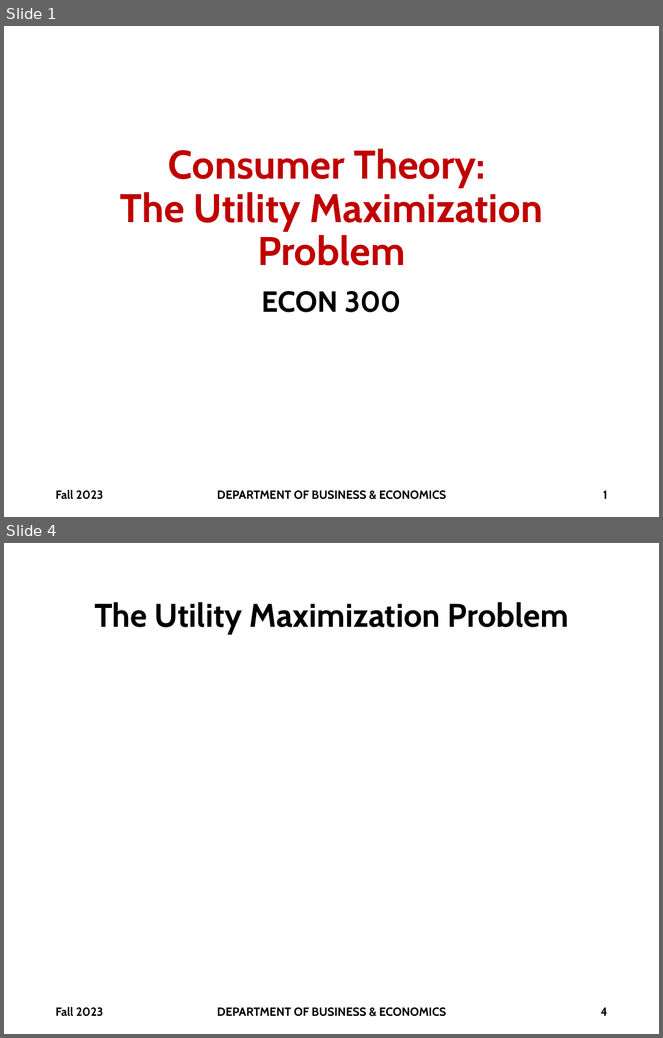
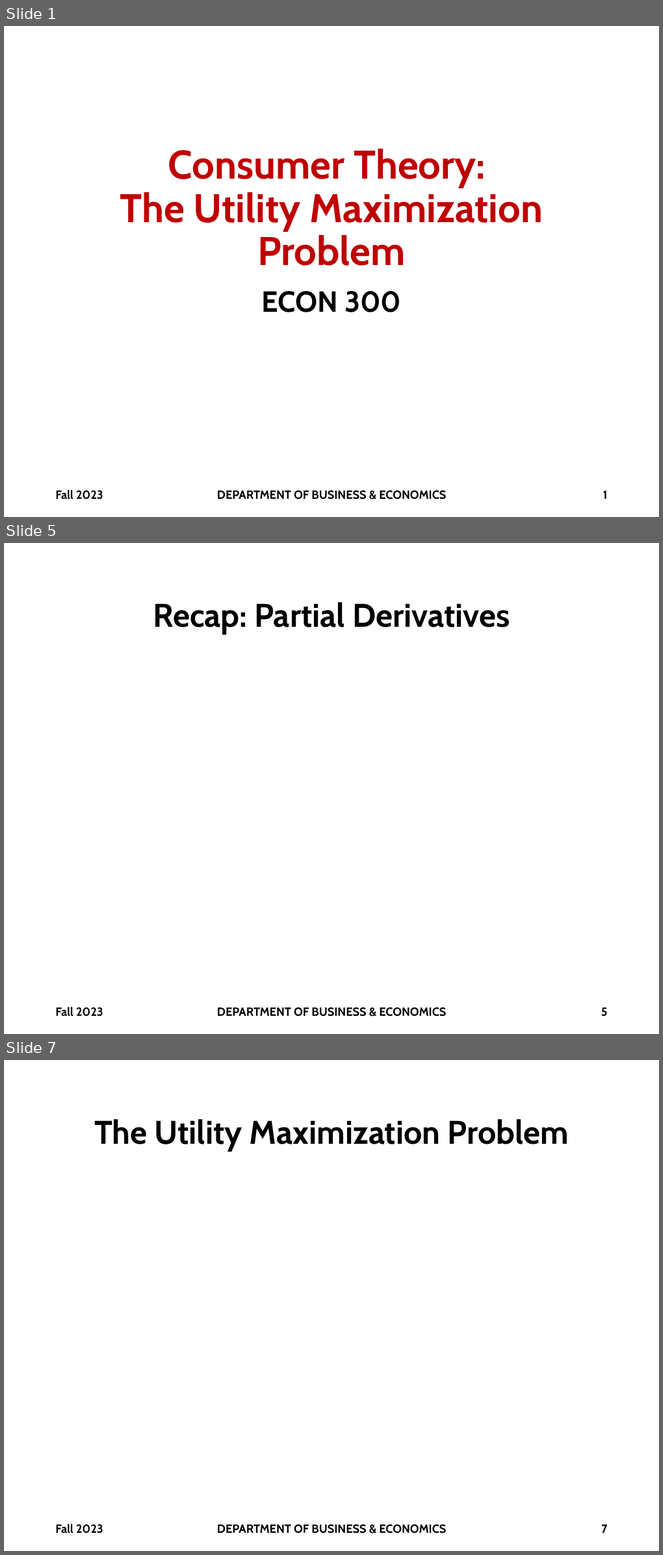
Before and after one commit to brianhwpark/brianhwpark.github.io, a slide deck: files/teaching-resources/monmouthcollege-econ-300/ECON300-LEC08.pptx. Shown one above the other, each under a label of ours: slides 1 and 4 before the commit, slides 1, 5 and 7 after it; the slides between them are not shown. The pictures are 663x1038 and 663x1555 pixels, drawn with LibreOffice and Linux fonts; fonts in the diff are those of the drawing; grey boxes stand for pictures; background and template pictures are left out. Boxes give left, top, right and bottom in pixels: in the first picture for what was removed or moved away, otherwise in the second. Text is boxed around its words. In the diff, an @@ line names an element or a change of style, - is before the commit and + after.

```diff
--- a/files/teaching-resources/monmouthcollege-econ-300/ECON300-LEC08.pptx
+++ b/files/teaching-resources/monmouthcollege-econ-300/ECON300-LEC08.pptx
@@ slide 5 added at [4,543,659,1034], background #FFFFFF @@
@@ title added at [154,602,510,634], 36 pt, text #000000, bold @@
+Recap: Partial Derivatives
@@ text added at [55,1007,103,1017], 13 pt, text #000000, bold @@
+Fall 2023
@@ text added at [217,1008,446,1017], 13 pt, text #000000, bold @@
+DEPARTMENT OF BUSINESS & ECONOMICS
@@ page number added at [601,1008,608,1016], 13 pt, text #000000, bold @@
+5
@@ what was slide 4 is now slide 7 @@
@@ page number at [601,1525,607,1533]: text changed @@
-4
+7
```
Also in this commit, not shown: 5 slides changed, 8 other slides added, 7 other files.
